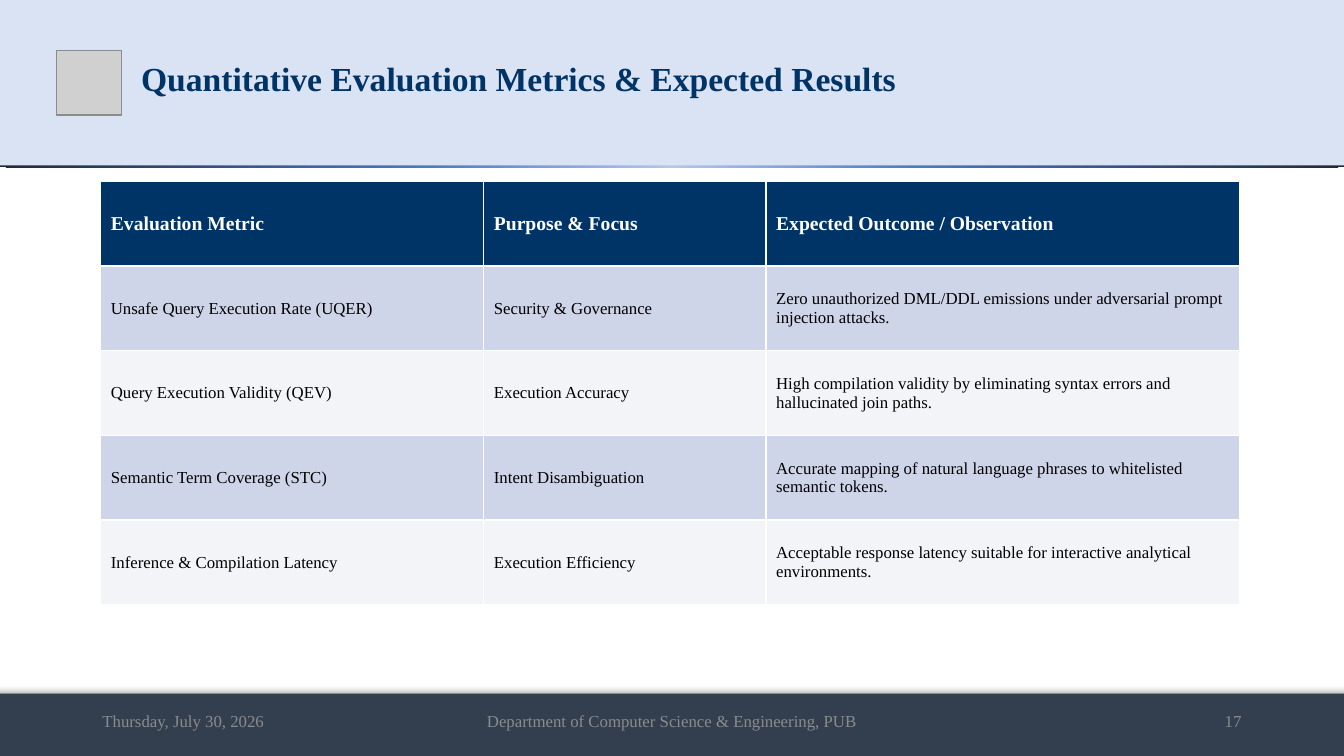
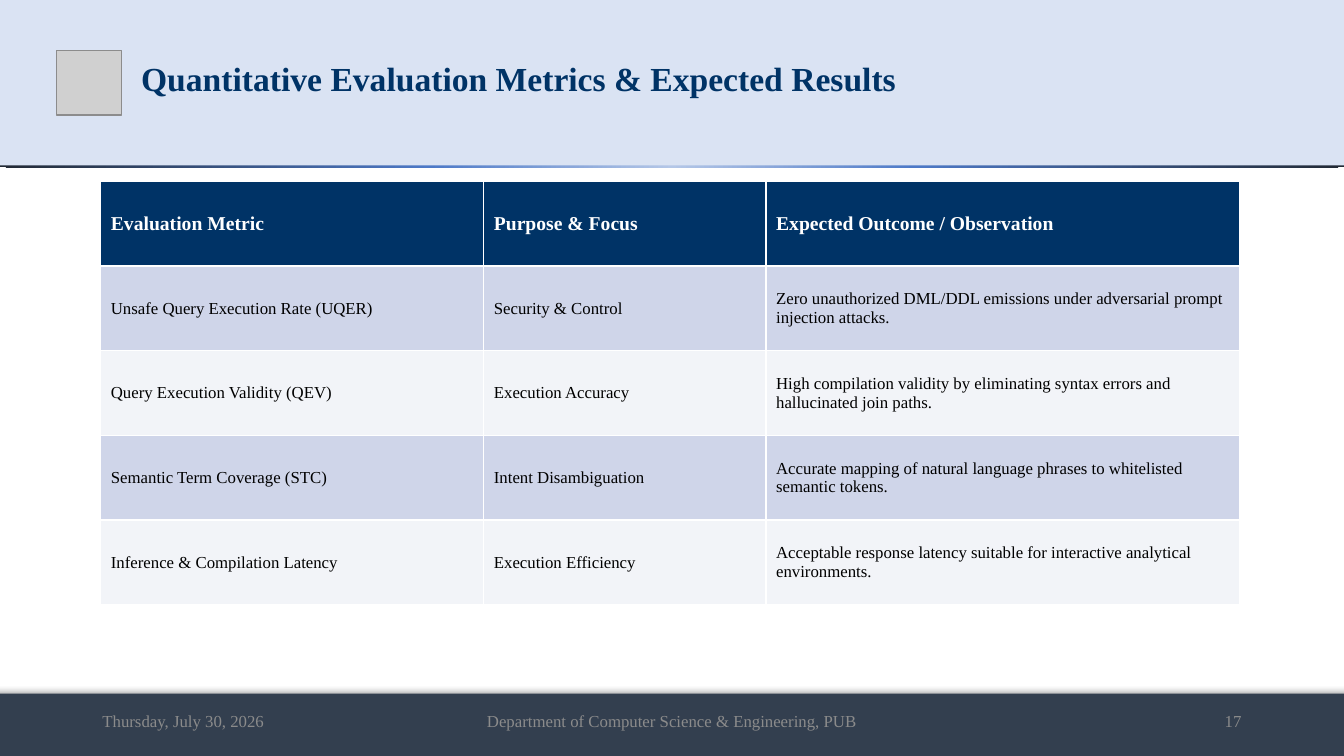
Before and after one commit to md-riaz/AEGIS-Research, a slide deck: slide 17 of docs/scripts/Md_Riaz_Mid_Defense_Final_0322310105101024.pptx. Drawn at 1344x756 pixels with LibreOffice and Linux fonts; fonts in the diff are those of the drawing; grey boxes stand for pictures. Boxes give left, top, right and bottom in pixels: in the first picture for what was removed or moved away, otherwise in the second. Text is boxed around its words. In the diff, an @@ line names an element or a change of style, - is before the commit and + after.

```diff
--- a/docs/scripts/Md_Riaz_Mid_Defense_Final_0322310105101024.pptx
+++ b/docs/scripts/Md_Riaz_Mid_Defense_Final_0322310105101024.pptx
@@ table at [101,181,1240,605] @@
-row 2, column 2: Security & Governance
+row 2, column 2: Security & Control
```
Also in this commit, not shown: 8 other slides changed, 1 slide added, 11 other files.
